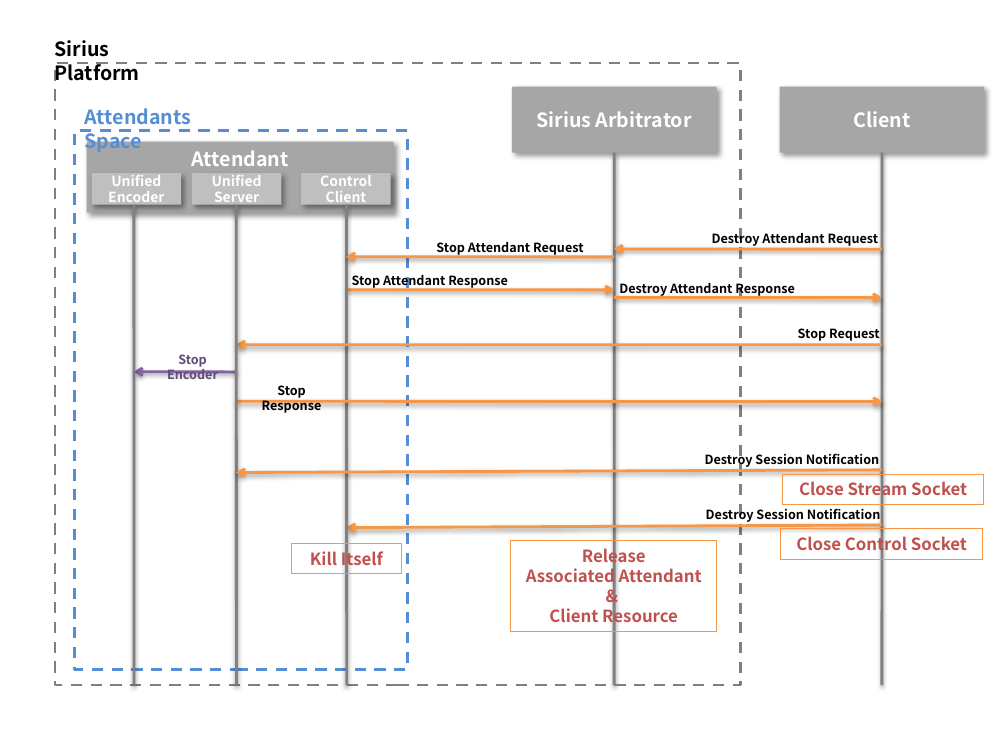
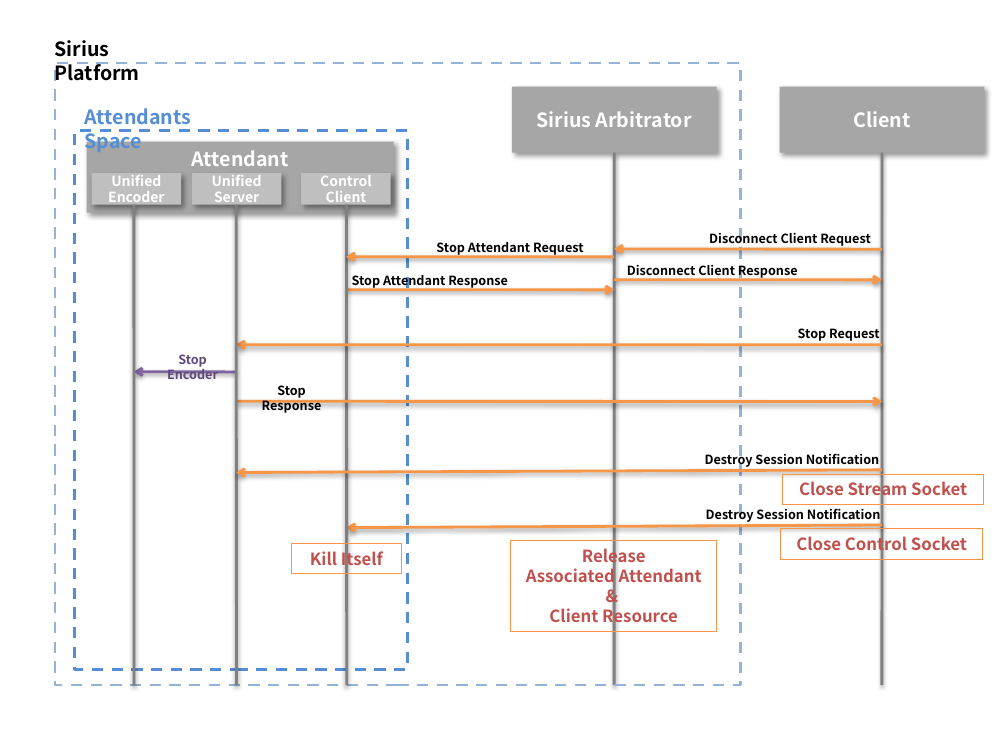
Before and after one commit to nemeyes/sirius, a slide deck: slide 5 of @artifact/sirius_diagram.pptx. Drawn at 1008x756 pixels with LibreOffice and Linux fonts; fonts in the diff are those of the drawing. Boxes give left, top, right and bottom in pixels: in the first picture for what was removed or moved away, otherwise in the second. Text is boxed around its words. In the diff, an @@ line names an element or a change of style, - is before the commit and + after.

```diff
--- a/@artifact/sirius_diagram.pptx
+++ b/@artifact/sirius_diagram.pptx
@@ rectangle at bbox=[55, 62, 741, 684]: outline #808080 2 pt dashed to #95B3D7 2 pt dashed @@
@@ text at bbox=[709, 229, 871, 246]: text changed @@
-Destroy Attendant Request
+Disconnect Client Request
@@ text at bbox=[627, 265, 798, 279]: text changed @@
-Destroy Attendant Response
+Disconnect Client Response
@@ arrow moved from (614, 297) - (882, 297) to (614, 279) - (882, 280) @@
```
Also in this commit, not shown: 2 other slides changed.
